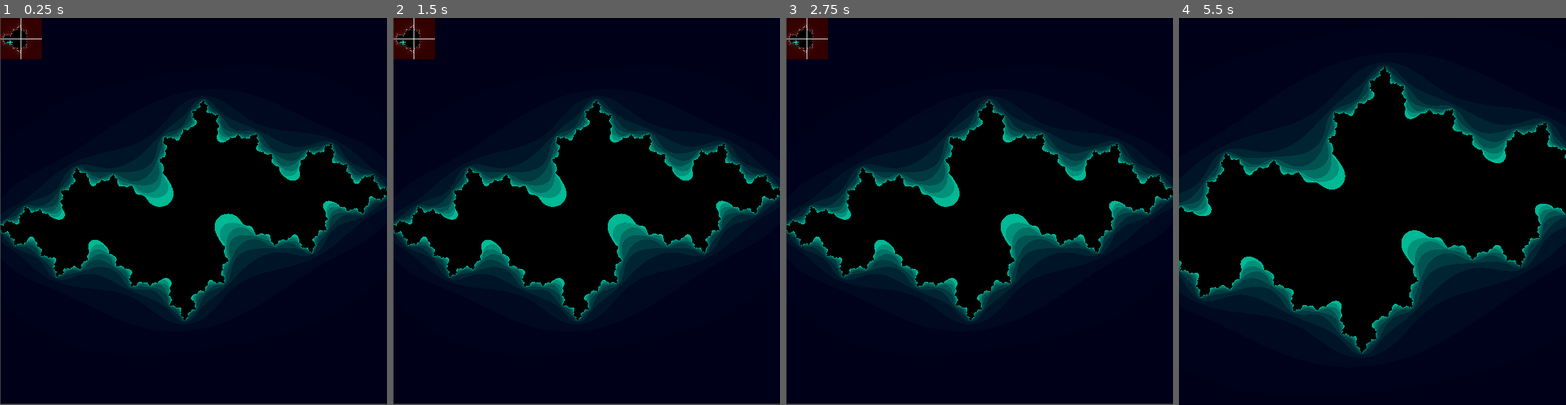
Above: before the commit, frames 1-4 (left to right).
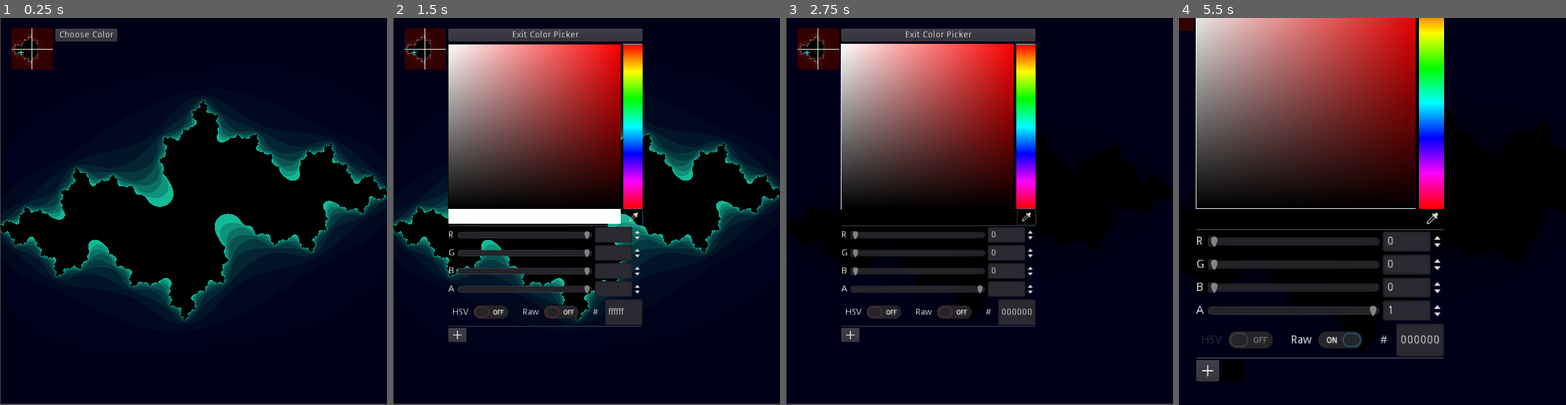
Above: after the commit, the same moments.

Repository: jammin-ben/Julia_Generator
Game: Godot game, scene res://main.tscn
Same seed, same stepped clock (60 frames per second), same inputs: the game is played once before the commit and once after it. The engine's default icon, where the game draws it, is replaced by a stand-in: a white triangle on a blue panel in a dark square.
Inputs (mouse positions are in pixels of both pictures, inside the frame that each line leads up to):
- Up to frame 1 (0.25 s): no input
- Up to frame 2 (1.5 s): click (478, 33) at 0.5 s, where only the run after the commit has a clickable "Choose Color"; click (632, 215) at 1.27 s
- Up to frame 3 (2.75 s): click (875, 312) at 2 s, where only the run after the commit has a clickable "HSV"
- Up to frame 4 (5.5 s): click (1337, 312) at 2.75 s, where only the run after the commit has a clickable "Raw"; click (1244, 335) at 3.52 s; click (1264, 335) at 4.27 s; tap Enter (ui_accept) at 5, 5.27 s; hold D (right) from 5.03 s (still down)

The runs differ from the first frame. In frame 1, 1.9% of the frame differs, in the area x 0-31%, y 0-14%; in frame 2, 30%; in frame 3, 34%; in frame 4, 44%, in the area x 0-100%, y 0-94%.

Commit message:
added color selection utility

Diff:
--- /dev/null
+++ b/ColorPicker.gd
@@ -0,0 +1,20 @@
+extends ColorPicker
+
+# Declare member variables here. Examples:
+# var a = 2
+# var b = "text"
+
+# Called when the node enters the scene tree for the first time.
+func _ready():
+	pass # Replace with function body.
+
+# Called every frame. 'delta' is the elapsed time since the previous frame.
+#func _process(delta):
+#	pass
+
+
+func _on_MenuButton_button_up():
+	self.visible=true
+
+func _on_ExitColorButton_button_up():
+	self.visible=false
--- /dev/null
+++ b/ExitColorButton.gd
@@ -0,0 +1,8 @@
+extends Button
+
+
+func _on_MenuButton_button_up():
+	self.visible =true
+
+func _on_ExitColorButton_button_up():
+	self.visible =false
--- /dev/null
+++ b/MenuButton.gd
@@ -0,0 +1,8 @@
+extends Button
+
+
+func _on_MenuButton_button_up():
+	self.visible=false
+
+func _on_ExitColorButton_button_up():
+	self.visible=true
--- a/TextureRect.gd
+++ b/TextureRect.gd
@@ -26,3 +26,11 @@
 		c.y += ud * SPEED * delta
 		self.material.set_shader_param("c",c)
 		emit_signal("c_changed",c)
+
+
+
+func _on_ColorPicker_color_changed(color):
+	self.material.set_shader_param("r",color.r)
+
+	self.material.set_shader_param("g",color.g)
+	self.material.set_shader_param("b",color.b)
--- a/main.tscn
+++ b/main.tscn
@@ -1,10 +1,13 @@
-[gd_scene load_steps=8 format=2]
+[gd_scene load_steps=11 format=2]
 
 [ext_resource path="res://Camera2D.gd" type="Script" id=1]
 [ext_resource path="res://new_shadermaterial.tres" type="Material" id=2]
 [ext_resource path="res://icon.png" type="Texture" id=3]
 [ext_resource path="res://TextureRect.gd" type="Script" id=4]
 [ext_resource path="res://Mandelboi.gd" type="Script" id=5]
+[ext_resource path="res://MenuButton.gd" type="Script" id=6]
+[ext_resource path="res://ExitColorButton.gd" type="Script" id=7]
+[ext_resource path="res://ColorPicker.gd" type="Script" id=8]
 
 [sub_resource type="Shader" id=1]
 code = "shader_type canvas_item;
@@ -73,28 +76,14 @@
 [node name="Juliaboi" type="TextureRect" parent="."]
 material = ExtResource( 2 )
 margin_left = 2.98206
-margin_top = 1.59201
+margin_top = 2.01013
 margin_right = 603.074
-margin_bottom = 600.819
+margin_bottom = 601.237
 texture = ExtResource( 3 )
 stretch_mode = 1
 script = ExtResource( 4 )
 
-[node name="Mandelboi" type="TextureRect" parent="."]
-material = SubResource( 2 )
-margin_left = 2.68057
-margin_top = 3.99535
-margin_right = 66.6806
-margin_bottom = 67.9954
-texture = ExtResource( 3 )
-script = ExtResource( 5 )
-
 [node name="MarginContainer" type="MarginContainer" parent="."]
-anchor_right = 1.0
-margin_left = -301.268
-margin_top = -298.478
-margin_right = -197.268
-margin_bottom = -194.478
 custom_constants/margin_right = 20
 custom_constants/margin_top = 20
 custom_constants/margin_left = 20
@@ -103,12 +92,48 @@
 [node name="HBoxContainer" type="HBoxContainer" parent="MarginContainer"]
 margin_left = 20.0
 margin_top = 20.0
-margin_right = 84.0
+margin_right = 203.0
 margin_bottom = 84.0
 
-[node name="TextureRect" type="TextureRect" parent="MarginContainer/HBoxContainer"]
+[node name="Mandelboi" type="TextureRect" parent="MarginContainer/HBoxContainer"]
+material = SubResource( 2 )
 margin_right = 64.0
 margin_bottom = 64.0
 texture = ExtResource( 3 )
+script = ExtResource( 5 )
 
-[connection signal="c_changed" from="Juliaboi" to="Mandelboi" method="_on_Juliaboi_c_changed"]
+[node name="VBoxContainer" type="VBoxContainer" parent="MarginContainer/HBoxContainer"]
+margin_left = 68.0
+margin_right = 164.0
+margin_bottom = 64.0
+
+[node name="MenuButton" type="Button" parent="MarginContainer/HBoxContainer/VBoxContainer"]
+margin_right = 96.0
+margin_bottom = 20.0
+text = "Choose Color"
+script = ExtResource( 6 )
+
+[node name="ExitColorButton" type="Button" parent="MarginContainer/HBoxContainer/VBoxContainer"]
+visible = false
+margin_top = 24.0
+margin_right = 115.0
+margin_bottom = 44.0
+text = "Exit Color Picker"
+script = ExtResource( 7 )
+
+[node name="ColorPicker" type="ColorPicker" parent="MarginContainer/HBoxContainer/VBoxContainer"]
+visible = false
+margin_left = 122.0
+margin_top = -14.0
+margin_right = 412.0
+margin_bottom = 448.0
+script = ExtResource( 8 )
+
+[connection signal="c_changed" from="Juliaboi" to="MarginContainer/HBoxContainer/Mandelboi" method="_on_Juliaboi_c_changed"]
+[connection signal="button_up" from="MarginContainer/HBoxContainer/VBoxContainer/MenuButton" to="MarginContainer/HBoxContainer/VBoxContainer/ColorPicker" method="_on_MenuButton_button_up"]
+[connection signal="button_up" from="MarginContainer/HBoxContainer/VBoxContainer/MenuButton" to="MarginContainer/HBoxContainer/VBoxContainer/MenuButton" method="_on_MenuButton_button_up"]
+[connection signal="button_up" from="MarginContainer/HBoxContainer/VBoxContainer/MenuButton" to="MarginContainer/HBoxContainer/VBoxContainer/ExitColorButton" method="_on_MenuButton_button_up"]
+[connection signal="button_up" from="MarginContainer/HBoxContainer/VBoxContainer/ExitColorButton" to="MarginContainer/HBoxContainer/VBoxContainer/ColorPicker" method="_on_ExitColorButton_button_up"]
+[connection signal="button_up" from="MarginContainer/HBoxContainer/VBoxContainer/ExitColorButton" to="MarginContainer/HBoxContainer/VBoxContainer/MenuButton" method="_on_ExitColorButton_button_up"]
+[connection signal="button_up" from="MarginContainer/HBoxContainer/VBoxContainer/ExitColorButton" to="MarginContainer/HBoxContainer/VBoxContainer/ExitColorButton" method="_on_ExitColorButton_button_up"]
+[connection signal="color_changed" from="MarginContainer/HBoxContainer/VBoxContainer/ColorPicker" to="Juliaboi" method="_on_ColorPicker_color_changed"]
--- a/new_shader.shader
+++ b/new_shader.shader
@@ -3,8 +3,13 @@
 uniform int num_iter=10;
 uniform vec2 c=vec2(-.8,.25);
 uniform float scale = 3.0;
-uniform vec4 col1 = vec4(1.,0.7,.7,1.);
+//uniform vec4 col1 = vec4(1.,0.7,.7,1.);
 uniform vec4 col2 = vec4(.2,0.,0.,1.);
+uniform float r = .1;
+uniform float g = 0.9;
+uniform float b = 0.7;
+
+
 
 vec2 squared(vec2 vec){
 	return vec2(vec.x*vec.x -vec.y*vec.y, 2.0*vec.x*vec.y);
@@ -15,6 +20,7 @@
 }
 
 void fragment() {
+	vec4 col1 = vec4(r,g,b,1.);
 	vec2 z = vec2((UV.x - .5) * scale, (UV.y - .5) * scale);
 	float intensity = 1.0;
 
--- a/new_shadermaterial.tres
+++ b/new_shadermaterial.tres
@@ -7,5 +7,7 @@
 shader_param/num_iter = 10
 shader_param/c = Vector2( -0.8, 0.25 )
 shader_param/scale = 3.0
-shader_param/col1 = Plane( 0, 0.9, 0.7, 1 )
 shader_param/col2 = Plane( 0, 0, 0.1, 1 )
+shader_param/r = 0.1
+shader_param/g = 0.9
+shader_param/b = 0.7
